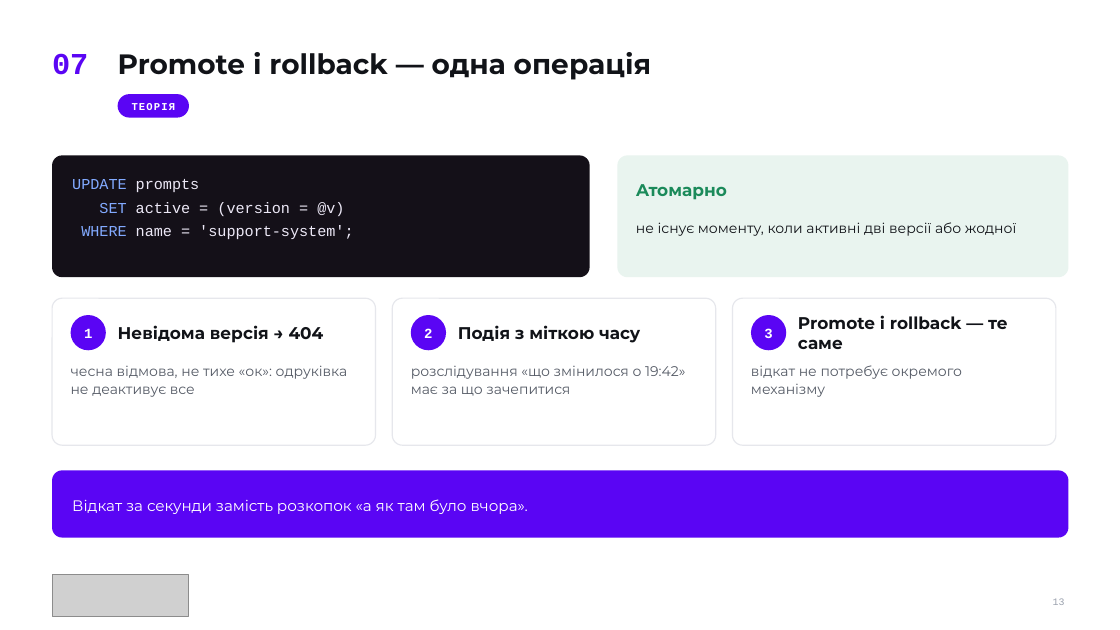
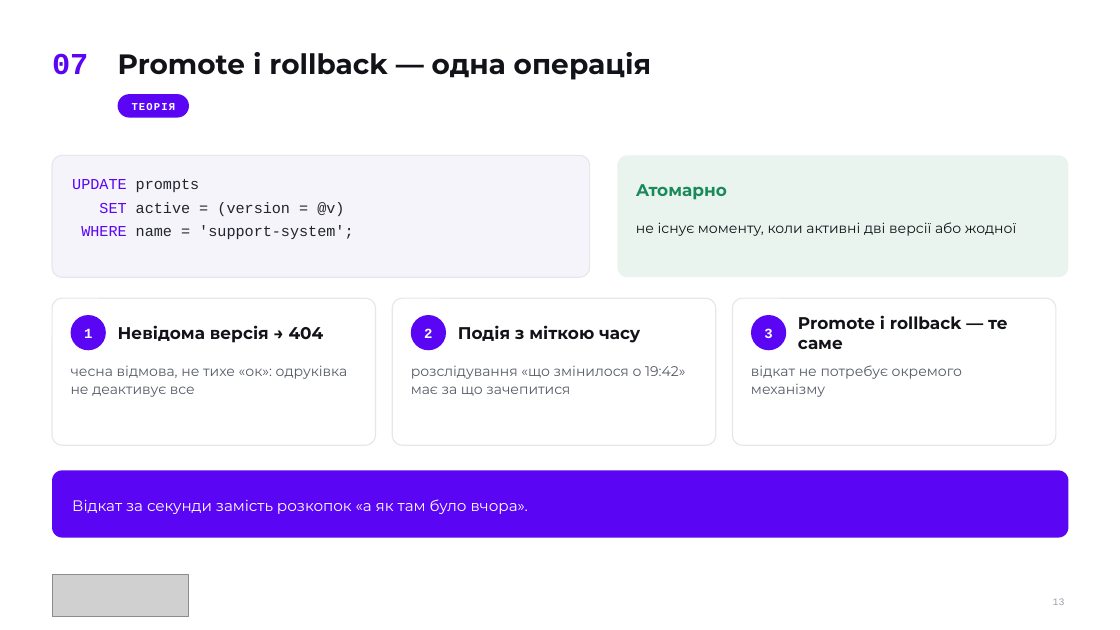
Before and after one commit to TarasFedorenkoFTV/llmops-bootcamp, a slide deck: slide 13 of docs/decks/L02.pptx. Drawn at 1120x630 pixels with LibreOffice and Linux fonts; fonts in the diff are those of the drawing; grey boxes stand for pictures. Boxes give left, top, right and bottom in pixels: in the first picture for what was removed or moved away, otherwise in the second. Text is boxed around its words. In the diff, an @@ line names an element or a change of style, - is before the commit and + after.

```diff
--- a/docs/decks/L02.pptx
+++ b/docs/decks/L02.pptx
@@ rounded rectangle at <box>52,155,590,277</box>: fill #141018 to #F5F4FA; outline none to #E6E7EC 1 pt @@
@@ text "UPDATE prompts" at <box>72,179,353,239</box>: text colour #82AAFF to #5A05F4 in "UPDATE", "SET", "WHERE"; text colour #ECE8F6 to #23262F in "prompts", "active = (version = @v)", "name = 'support-system';" @@
```
Also in this commit, not shown: 5 other slides changed, 23 other files.
